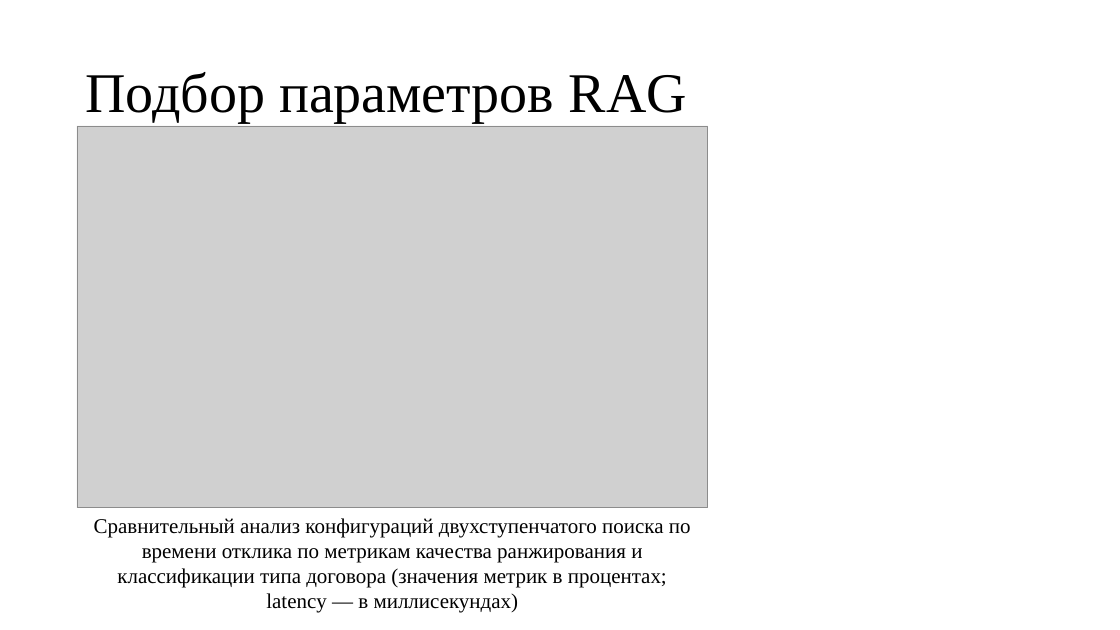
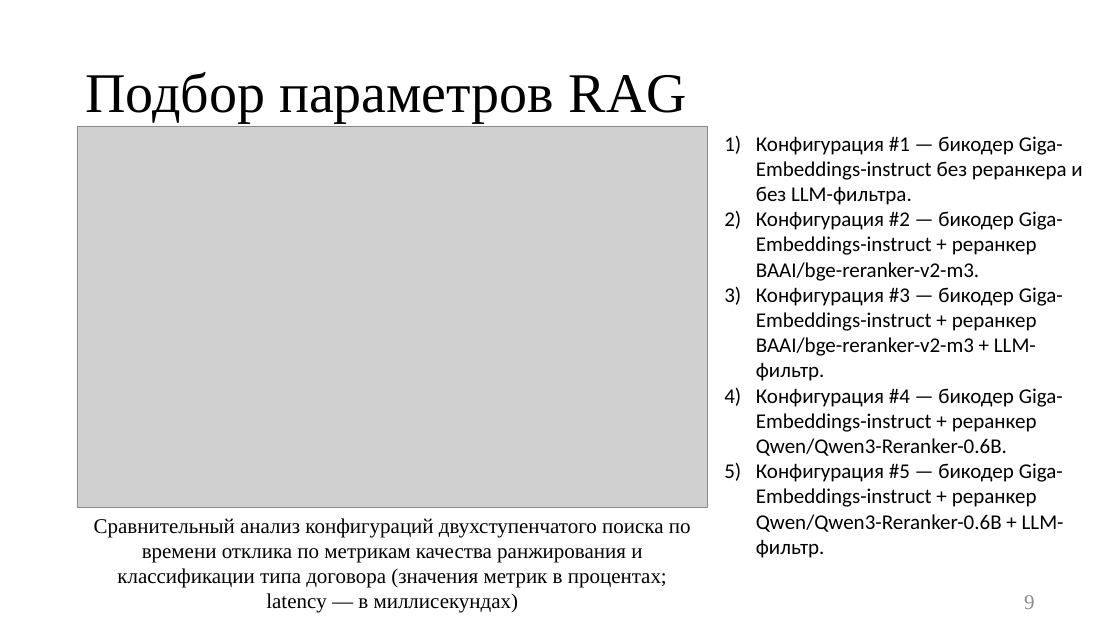
Before and after one commit to mrcirniko/vkr-tsirulev-nv, a slide deck: slide 9 of Презентация_к_ВКР_ЦирулевНВ_М8О-408Б-22.pptx (slide 13 before the commit). Drawn at 1120x630 pixels with LibreOffice and Linux fonts; fonts in the diff are those of the drawing; grey boxes stand for pictures. Boxes give left, top, right and bottom in pixels: in the first picture for what was removed or moved away, otherwise in the second. Text is boxed around its words. In the diff, an @@ line names an element or a change of style, - is before the commit and + after.

Commit message:
fixed appndix in text and changed presentation

```diff
--- a/Презентация_к_ВКР_ЦирулевНВ_М8О-408Б-22.pptx
+++ b/Презентация_к_ВКР_ЦирулевНВ_М8О-408Б-22.pptx
@@ text added at [756, 136, 1082, 558], 18 pt, text #000000 @@
+1) Конфигурация #1 — бикодер Giga-Embeddings-instruct без реранкера и без LLM-фильтра.
+2) Конфигурация #2 — бикодер Giga-Embeddings-instruct + реранкер BAAI/bge-reranker-v2-m3.
+3) Конфигурация #3 — бикодер Giga-Embeddings-instruct + реранкер BAAI/bge-reranker-v2-m3 + LLM-фильтр.
+4) Конфигурация #4 — бикодер Giga-Embeddings-instruct + реранкер Qwen/Qwen3-Reranker-0.6B.
+5) Конфигурация #5 — бикодер Giga-Embeddings-instruct + реранкер Qwen/Qwen3-Reranker-0.6B + LLM-фильтр.
@@ page number added at [1024, 595, 1034, 609], 18 pt, text #8C8C8C @@
+9
```
Also in this commit, not shown: 15 other slides changed, 3 slides added, 2 slides removed, 4 other files.
